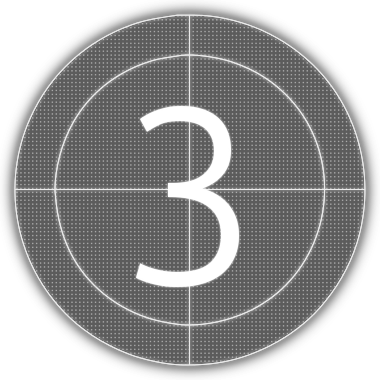
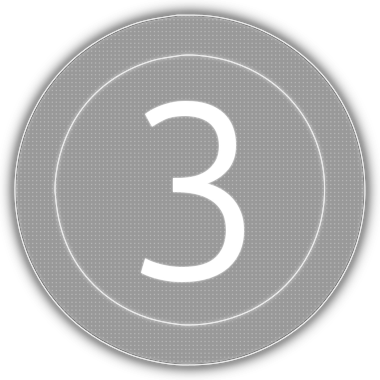
Comparing the layer stacks of the two 380 × 380 images. Changes:
removed layer "Pasted Layer copy" over 133, 103, 242, 290
painted on "Pasted Layer" over 136, 98, 247, 287
removed layer "Horizontal line copy" over 13, 184, 367, 195
removed layer "Horizontal line" over 15, 189, 365, 190
removed layer "Vertcial line copy" over 184, 13, 195, 367
removed layer "Vertcial line" over 189, 15, 190, 365
removed layer "Dots copy" over 16, 15, 364, 365
"Circle": opacity 80% → 50% over 15, 15, 365, 365
